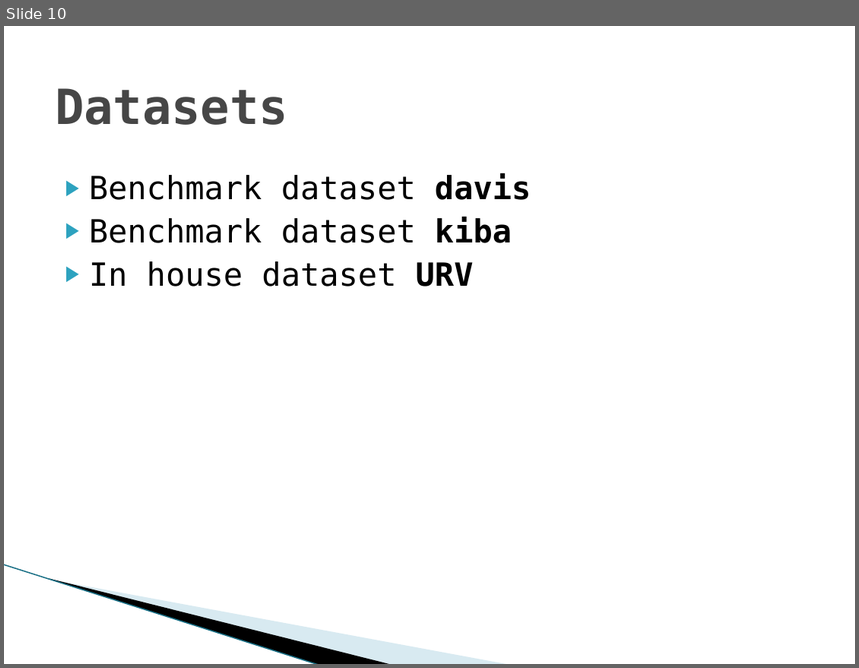
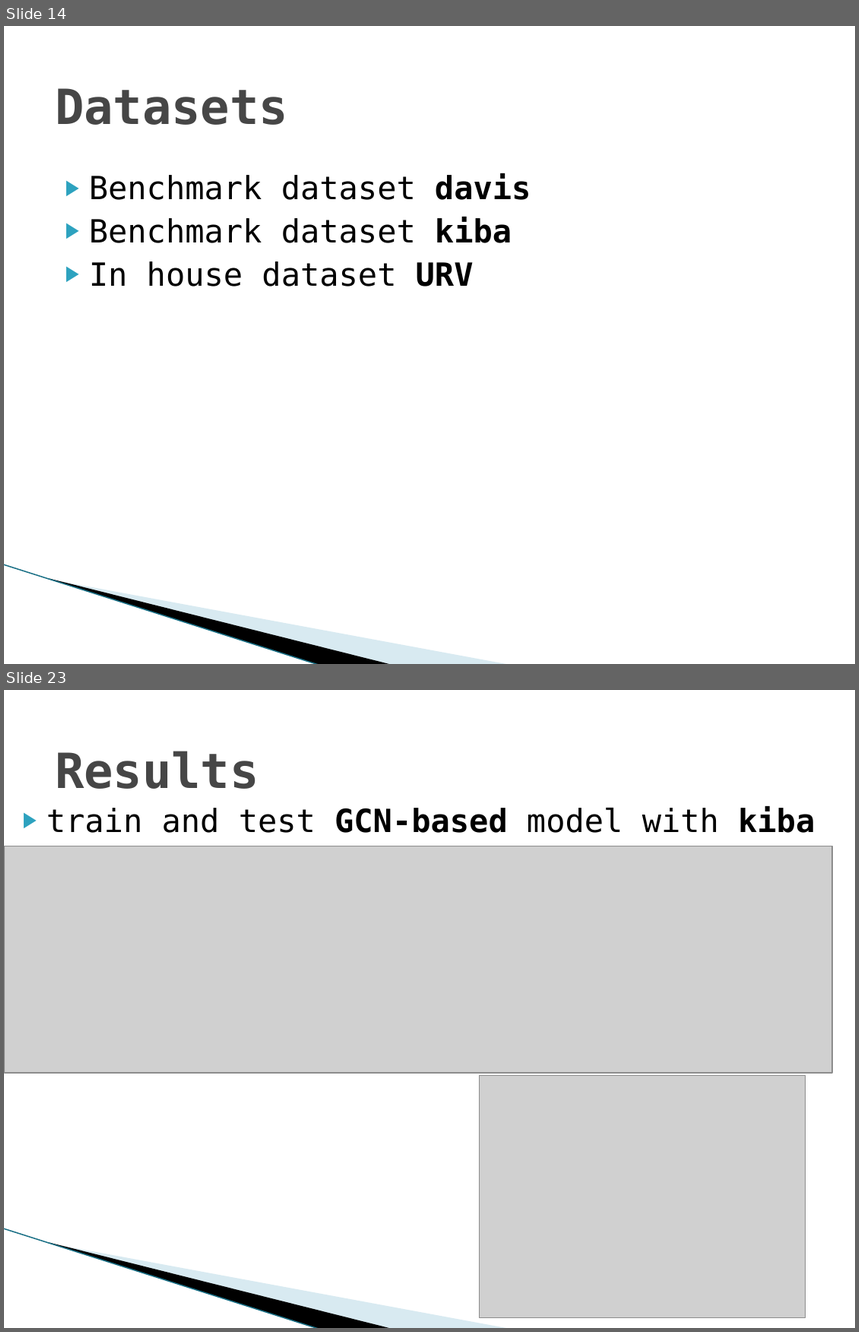
Before and after one commit to YoussefEzz/GraphDTA_forked, a slide deck: presentation/Drug Target affinity.pptx. Shown one above the other, each under a label of ours: slide 10 before the commit, slides 14 and 23 after it; the slides between them are not shown. The pictures are 859x668 and 859x1332 pixels, drawn with LibreOffice and Linux fonts; fonts in the diff are those of the drawing; grey boxes stand for pictures; background and template pictures are left out. Boxes give left, top, right and bottom in pixels: in the first picture for what was removed or moved away, otherwise in the second. Text is boxed around its words. In the diff, an @@ line names an element or a change of style, - is before the commit and + after.

Commit message:
add test_davis_DB.ipynb and test_kiba_DB.ipynb to plot statistics about davis and kiba datasets

```diff
--- a/presentation/Drug Target affinity.pptx
+++ b/presentation/Drug Target affinity.pptx
@@ slide 23 added at <box>4,690,855,1328</box>, background #FFFFFF; not listed: 3 template elements that a slide beside it also shows @@
@@ title added at <box>55,751,259,789</box>, 41 pt, text #464646, bold @@
+Results
@@ text added at <box>47,806,815,847</box>, 27 pt, text #000000 @@
+▶ train and test GCN-based model with kiba dataset
@@ picture added at <box>5,846,833,1073</box> @@
@@ picture added at <box>479,1075,805,1319</box> @@
@@ what was slide 10 is now slide 14 @@
```
Also in this commit, not shown: 16 other slides added, 1 slide removed, 38 other files.
